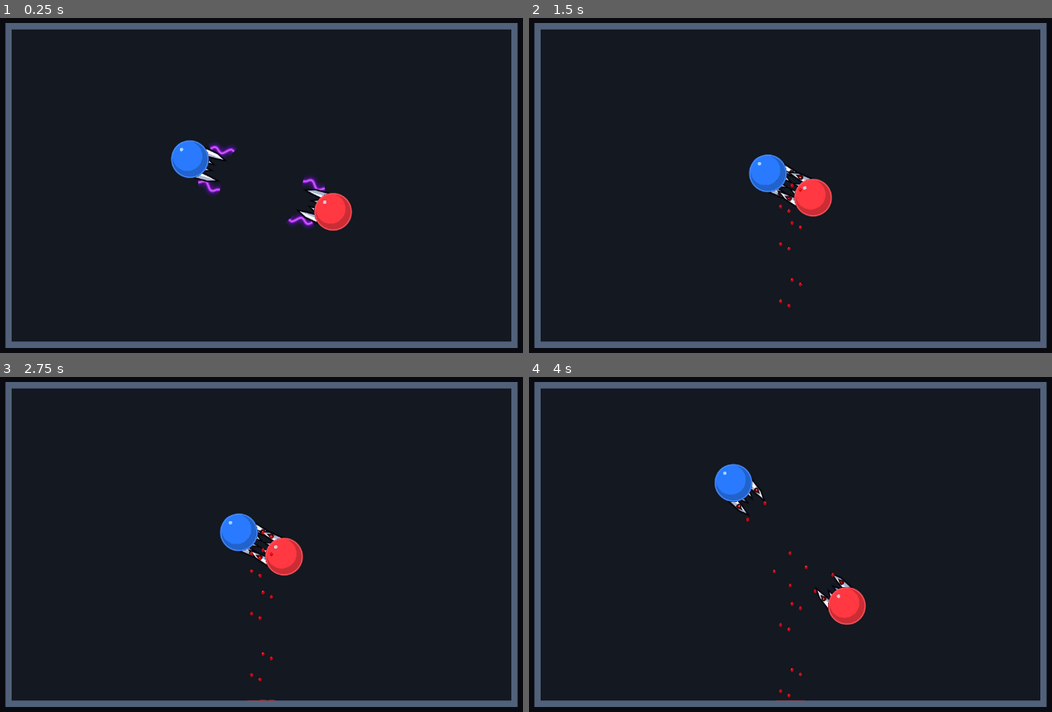
Above: before the commit, frames 1-4 (two rows, left to right).
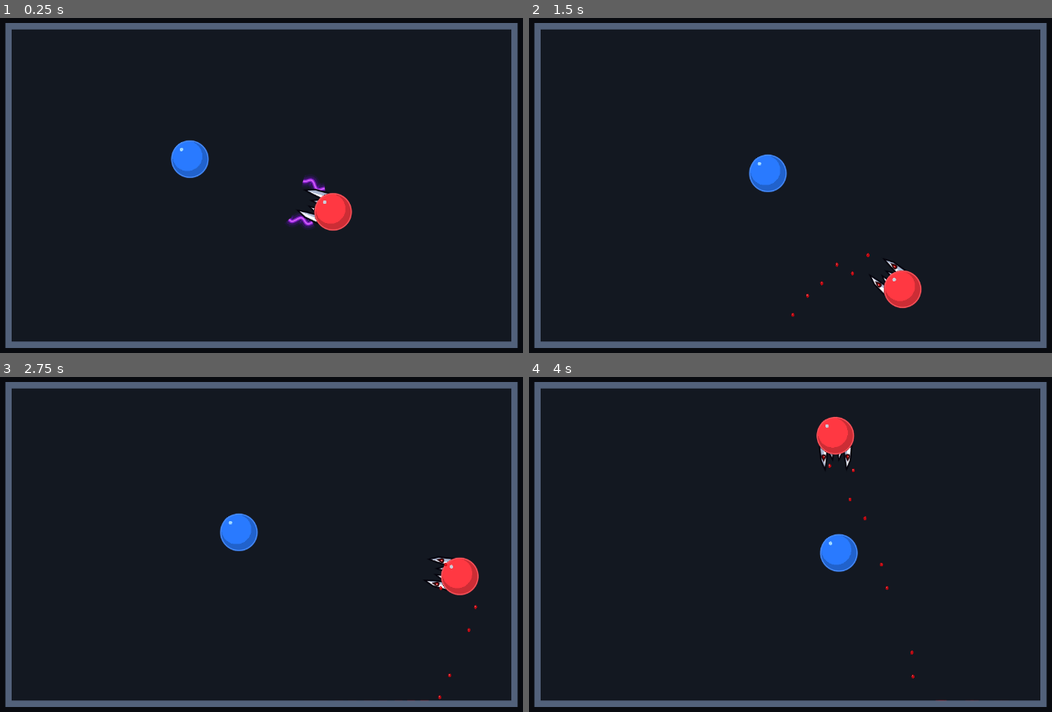
Above: after the commit, the same moments.

Repository: Esoptron/BallArena
Game: Godot game, scene res://scenes/main.tscn
The game is run twice, just before and just after one commit, with the same random seed, the same clock (stepped at 60 frames per second) and the same inputs.
Inputs:
- Up to frame 1 (0.25 s): no input
- Up to frame 2 (1.5 s): no input
- Up to frame 3 (2.75 s): no input
- Up to frame 4 (4 s): no input

The runs differ from the first frame. In frame 1, 0.3% of the frame differs, in the area x 37-46%, y 37-53%; in frame 2, 1.6%; in frame 3, 1.7%; in frame 4, 3.1%, in the area x 35-80%, y 11-97%.

Commit message:
Use red vampire in default match and retain blue vampire option

Diff:
--- a/scenes/arena.tscn
+++ b/scenes/arena.tscn
@@ -20,8 +20,10 @@
 position = Vector2(268.8, 228)
 ball_color = Color(0.16, 0.48, 1, 1)
 initial_direction = Vector2(1, 0.29)
+is_vampire = false
 
 [node name="RedBall" parent="Balls" instance=ExtResource("2_ball")]
 position = Vector2(691.2, 372)
 ball_color = Color(1, 0.22, 0.26, 1)
 initial_direction = Vector2(-1, -0.29)
+is_vampire = true
--- a/scripts/ball.gd
+++ b/scripts/ball.gd
@@ -134,7 +134,7 @@
 
 
 func visual_diameter() -> float:
-	if not has_low_health():
+	if not is_vampire or not has_low_health():
 		return diameter
 	var wave := (1.0 - cos(_visual_time * TAU * pulse_frequency)) * 0.5
 	return diameter * lerpf(1.0, pulse_minimum_ratio, wave)
--- a/tests/render_vampire_test.gd
+++ b/tests/render_vampire_test.gd
@@ -33,8 +33,8 @@
 	await frames(142)
 	var blue_fangs := blue.get_node("Vampire") as VampireFangs
 	var red_fangs := red.get_node("Vampire") as VampireFangs
-	if not blue_fangs.has_bitten or not red_fangs.has_bitten:
-		push_error("The default gameplay failed to produce both first bites.")
+	if blue_fangs.has_bitten or not red_fangs.has_bitten:
+		push_error("The default gameplay must produce a red bite without a blue bite.")
 		quit(1)
 		return
 	await save_frame("vampire-blood.png")
@@ -42,21 +42,21 @@
 	red_fangs.call("_finish_bite")
 	blue_fangs.cooldown_remaining = 1000.0
 	red_fangs.cooldown_remaining = 1000.0
-	blue.current_health = 20
+	red.current_health = 20
 	blue.freeze = true
 	red.freeze = true
 	blue.position = Vector2(350, 270)
 	red.position = Vector2(640, 360)
 	blue.reset_physics_interpolation()
 	red.reset_physics_interpolation()
-	blue.set_process(false)
-	blue.set_physics_process(false)
-	blue.set("_visual_time", 0.0)
-	blue.queue_redraw()
+	red.set_process(false)
+	red.set_physics_process(false)
+	red.set("_visual_time", 0.0)
+	red.queue_redraw()
 	await frames(2)
 	await save_frame("vampire-low-health-70.png")
-	blue.set("_visual_time", 0.5 / blue.pulse_frequency)
-	blue.queue_redraw()
+	red.set("_visual_time", 0.5 / red.pulse_frequency)
+	red.queue_redraw()
 	await frames(2)
 	await save_frame("vampire-low-health-50.png")
 	print("PASS: rendered aura, first-bite blood, and 70/50 low-health pulse from the canonical Desktop project")
--- a/tests/vampire_test.gd
+++ b/tests/vampire_test.gd
@@ -17,6 +17,7 @@
 
 
 func run_checks() -> void:
+	await test_default_matchup()
 	await test_bite_schedule()
 	await test_simultaneous_bites()
 	await test_visuals_and_health()
@@ -51,6 +52,32 @@
 	tick_healing.append(healing)
 
 
+func test_default_matchup() -> void:
+	var arena := new_arena()
+	var blue := arena.get_node("Balls/BlueBall") as ArenaBall
+	var red := arena.get_node("Balls/RedBall") as ArenaBall
+	var blue_fangs := blue.get_node("Vampire") as VampireFangs
+	var red_fangs := red.get_node("Vampire") as VampireFangs
+	check(not blue.is_vampire and red.is_vampire,
+		"Default match must use a normal blue ball and a red vampire.")
+	blue.current_health = 20
+	blue.set("_visual_time", 0.5 / blue.pulse_frequency)
+	blue.call("_sync_pulse_shape")
+	var shape := (blue.get_node("CollisionShape2D") as CollisionShape2D).shape as CircleShape2D
+	check(is_equal_approx(blue.visual_diameter(), 70.0) and is_equal_approx(shape.radius, 35.0),
+		"A normal blue ball must not use the vampire low-health pulse.")
+	check(not blue_fangs.try_bite(red), "Normal blue ball must not start vampire attacks.")
+	red.current_health = 50
+	await ticks(600)
+	check(red_fangs.has_bitten and not blue_fangs.has_bitten,
+		"Default gameplay must produce only the red vampire's bite.")
+	check(blue.is_paralyzed() and blue.current_health < 20 and red.current_health > 50,
+		"Red vampire must paralyze/damage blue and heal itself in default gameplay.")
+	check(not blue_fangs.visible and red_fangs.visible,
+		"Only red vampire fangs and effects must be visible in the default scene.")
+	await remove_arena(arena)
+
+
 func test_bite_schedule() -> void:
 	var arena := new_arena()
 	var blue := arena.get_node("Balls/BlueBall") as ArenaBall
@@ -58,6 +85,7 @@
 	var fangs := blue.get_node("Vampire") as VampireFangs
 	blue.opponent = null
 	red.opponent = null
+	blue.is_vampire = true
 	red.is_vampire = false
 	blue.freeze = true
 	blue.current_health = 50
@@ -98,6 +126,7 @@
 	var arena := new_arena()
 	var blue := arena.get_node("Balls/BlueBall") as ArenaBall
 	var red := arena.get_node("Balls/RedBall") as ArenaBall
+	blue.is_vampire = true
 	blue.position = Vector2(430, 300)
 	red.position = Vector2(520, 300)
 	blue.reset_physics_interpolation()
@@ -121,6 +150,7 @@
 	var blue := arena.get_node("Balls/BlueBall") as ArenaBall
 	var red := arena.get_node("Balls/RedBall") as ArenaBall
 	var fangs := blue.get_node("Vampire") as VampireFangs
+	blue.is_vampire = true
 	blue.freeze = true
 	red.freeze = true
 	red.position = blue.position + Vector2(50, 180)
@@ -181,6 +211,7 @@
 	var arena := new_arena()
 	var blue := arena.get_node("Balls/BlueBall") as ArenaBall
 	var red := arena.get_node("Balls/RedBall") as ArenaBall
+	blue.is_vampire = true
 	blue.current_health = 20
 	red.current_health = 25
 	var blood := arena.get_node("BloodEffects") as ArenaBlood
Not shown, changed: README.md
